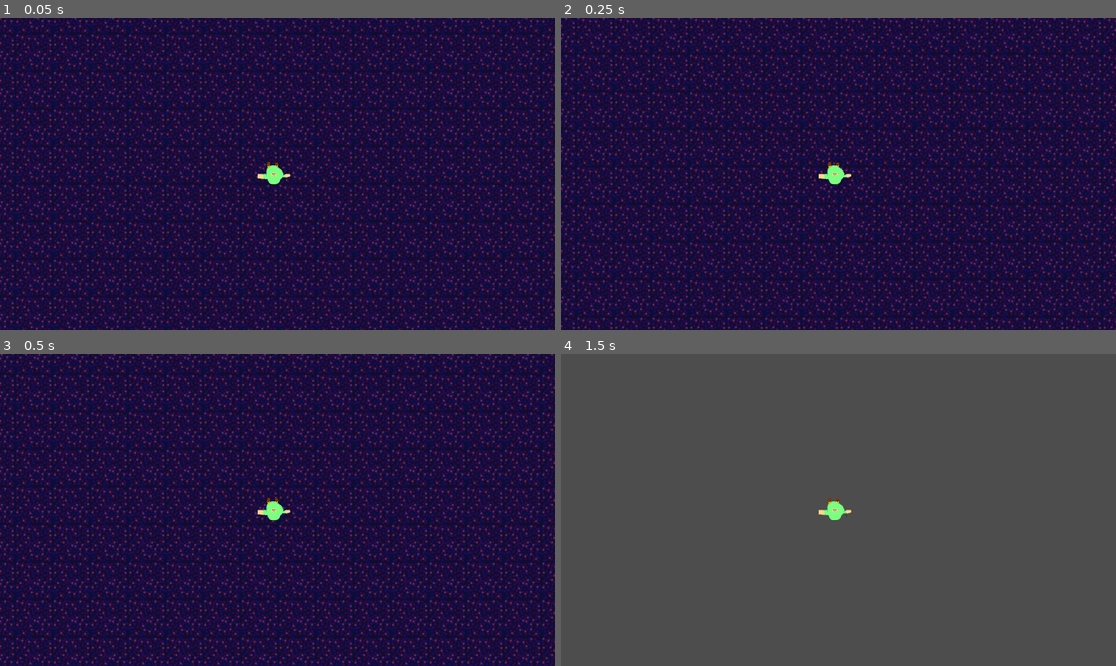
Above: before the commit, frames 1-4 (two rows, left to right).
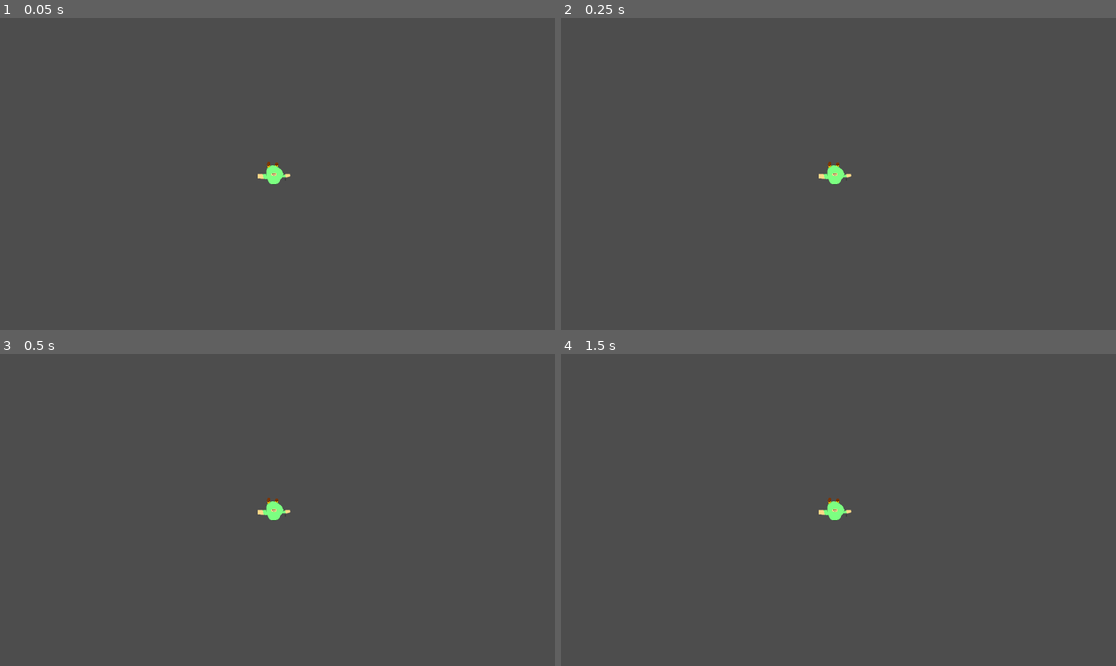
Above: after the commit, the same moments.

Repository: real-chicken-master/GDD112TempName
Game: Godot game, scene res://Minigames/maze/maze.tscn
The game is run twice, just before and just after one commit, with the same random seed, the same clock (stepped at 60 frames per second) and the same inputs. This scene is started directly instead of the project's main scene.
Inputs:
- Up to frame 1 (0.05 s): no input
- Up to frame 2 (0.25 s): no input
- Up to frame 3 (0.5 s): no input
- Up to frame 4 (1.5 s): hold D (right1) from 0.53 s (still down); tap Down (down2) at 0.6 s; tap W (up1) at 0.77 s; tap Enter at 1.25 s; tap Left (left2) at 1.35 s

The runs differ from the first frame. In frame 1, 100% of the frame differs, in the area x 0-100%, y 0-100%; in frame 2, 100%; in frame 3, 100%; in frame 4, nothing differs.

Commit message:
got 2d array to work

Diff:
--- a/Minigames/maze/maze.gd
+++ b/Minigames/maze/maze.gd
@@ -1,12 +1,23 @@
 extends Node2D
 
-var mazeArray: Array[Vector2]
+var mazeArray: Array[Array] = []
+const MAZE_WIDTH = 32
+const MAZE_HEIGHT = 18
+
 # Called when the node enters the scene tree for the first time.
 func _ready():
+
+
 	for camera in get_tree().get_nodes_in_group("camera"):
 		camera.zoom = Vector2(0.6,0.6)
-	for num in 32:
-		for num2 in 18:
-			mazeArray.push_back(Vector2(num,num2))
-	for num in mazeArray.size():
-		$TileMap.set_cell(0,mazeArray[num],0,Vector2i(0, 0))
+
+	#Array X
+	for numX in MAZE_WIDTH:
+		mazeArray.append([])
+
+		for numY in MAZE_HEIGHT:
+			mazeArray[numX].append(true)
+
+	for numX in MAZE_WIDTH:
+		for numY in MAZE_HEIGHT:
+			print(mazeArray[numX][numY])
Not shown: 1 places in Minigames/maze/maze.tscn that only renumber resources
